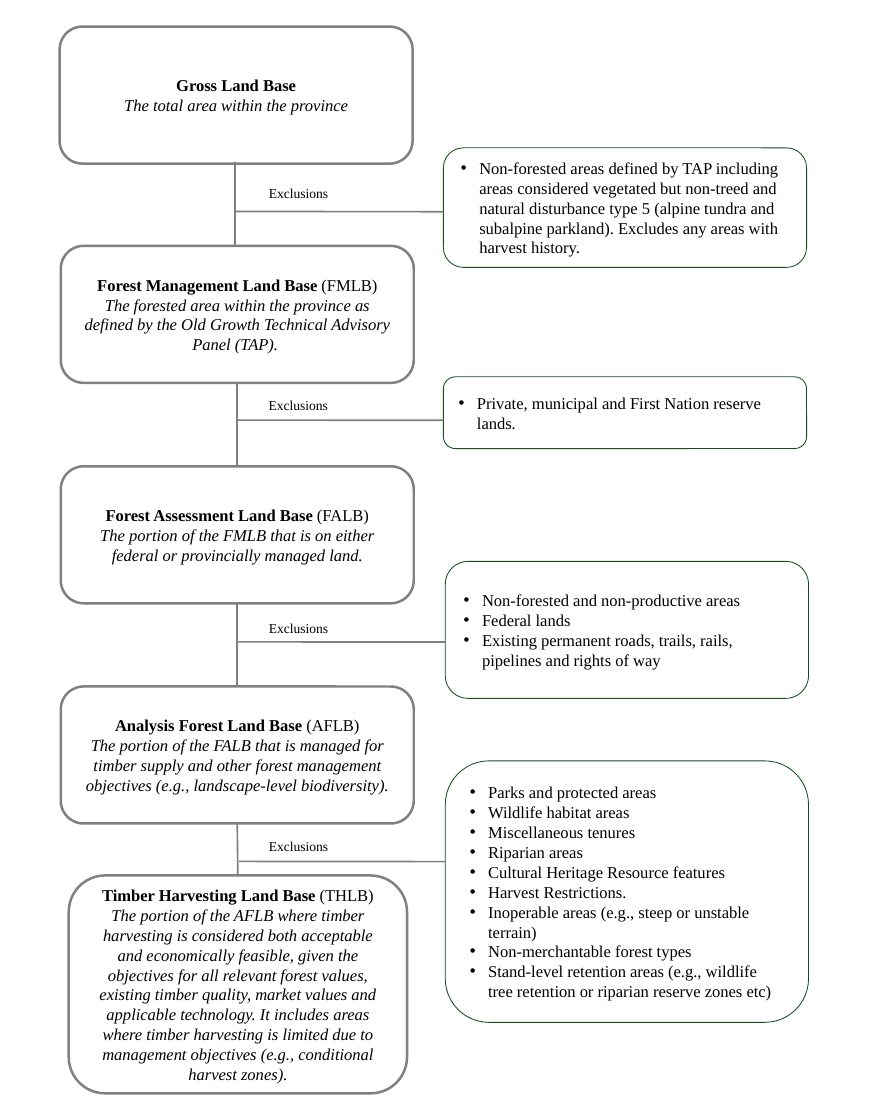
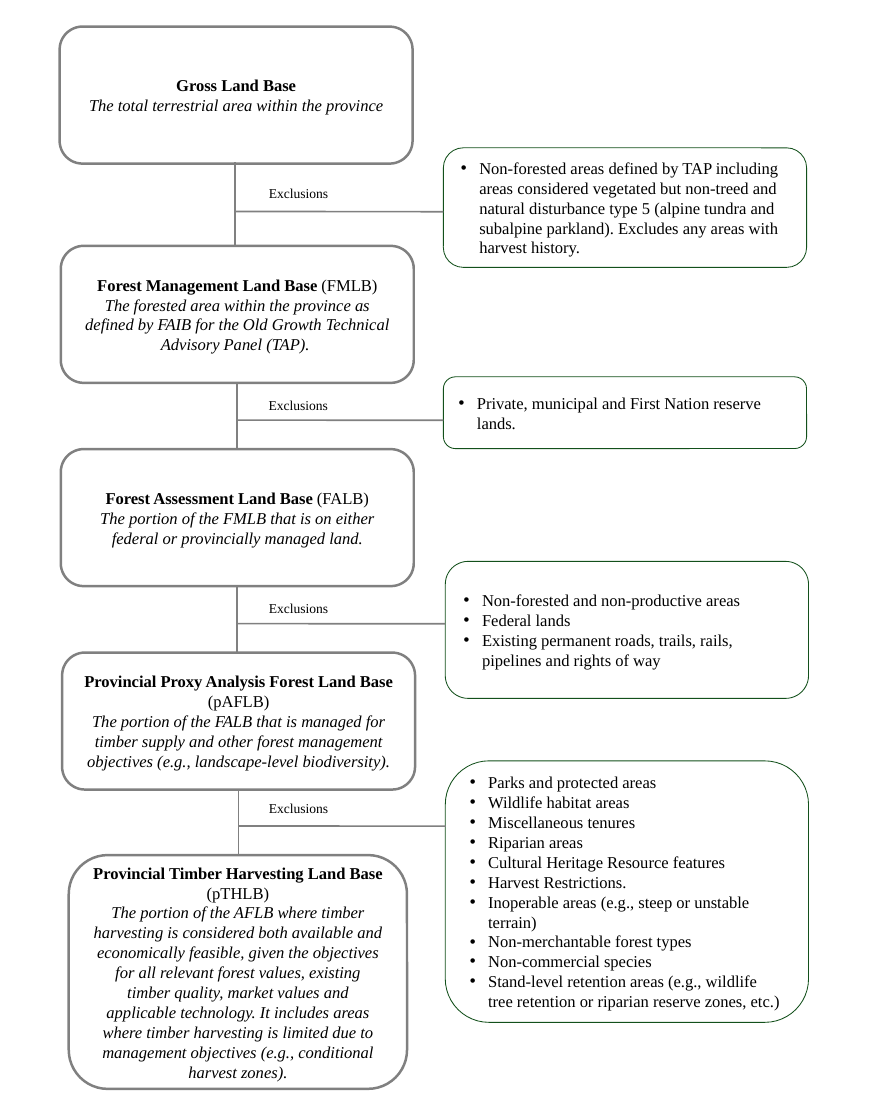
Before and after one commit to rhiand/FAIB_PROXY_THLB, a slide deck: slide 1 of resources/land_classification_diagram.pptx. Drawn at 869x1120 pixels with LibreOffice and Linux fonts; fonts in the diff are those of the drawing. Boxes give left, top, right and bottom in pixels: in the first picture for what was removed or moved away, otherwise in the second. Text is boxed around its words. In the diff, an @@ line names an element or a change of style, - is before the commit and + after.

Commit message:
Presentation changes & last run of R markdown

```diff
--- a/resources/land_classification_diagram.pptx
+++ b/resources/land_classification_diagram.pptx
@@ text in rounded rectangle at [89, 99, 383, 115]: text changed @@
-The total area within the province
+The total terrestrial area within the province
@@ text in rounded rectangle at [85, 299, 390, 354]: text changed @@
-The forested area within the province as defined by the Old Growth Technical Advisory Panel (TAP).
+The forested area within the province as defined by FAIB for the Old Growth Technical Advisory Panel (TAP).
@@ line moved from (237, 383) - (237, 466) to (237, 383) - (237, 448) @@
@@ rounded rectangle "Forest Assessment Land Base (FALB)": place and size @@
-rounded rectangle "Forest Assessment Land Base (FALB)" at [61, 466, 414, 603]
+rounded rectangle "Forest Assessment Land Base (FALB)" at [61, 449, 414, 586]
@@ line moved from (237, 602) - (237, 687) to (237, 586) - (237, 652) @@
@@ text "Exclusions": place and size @@
-text "Exclusions" at [269, 623, 328, 633]
+text "Exclusions" at [269, 603, 328, 613]
@@ line moved from (445, 643) - (238, 641) to (445, 623) - (238, 623) @@
@@ rounded rectangle "Provincial Proxy Analysis Forest Land ...": place and size @@
-rounded rectangle "Provincial Proxy Analysis Forest Land ..." at [61, 687, 414, 824]
+rounded rectangle "Provincial Proxy Analysis Forest Land ..." at [62, 652, 415, 789]
@@ text in rounded rectangle at [84, 675, 393, 711]: text changed @@
-Analysis Forest Land Base (AFLB)
+Provincial Proxy Analysis Forest Land Base (pAFLB)
@@ line moved from (237, 824) - (237, 875) to (238, 789) - (238, 856) @@
@@ text "Exclusions": place and size @@
-text "Exclusions" at [269, 841, 328, 851]
+text "Exclusions" at [269, 803, 328, 813]
@@ line moved from (446, 862) - (238, 862) to (446, 826) - (238, 826) @@
@@ rounded rectangle "Provincial Timber Harvesting Land Base ...": place and size @@
-rounded rectangle "Provincial Timber Harvesting Land Base ..." at [69, 875, 408, 1093]
+rounded rectangle "Provincial Timber Harvesting Land Base ..." at [69, 855, 408, 1088]
@@ text in rounded rectangle at [93, 867, 383, 1081]: text changed @@
-Timber Harvesting Land Base (THLB)
-The portion of the AFLB where timber harvesting is considered both acceptable and economically feasible, given the objectives for all relevant forest values, existing timber quality, market values and applicable technology. It includes areas where timber harvesting is limited due to management objectives (e.g., conditional harvest zones).
+Provincial Timber Harvesting Land Base (pTHLB)
+The portion of the AFLB where timber harvesting is considered both available and economically feasible, given the objectives for all relevant forest values, existing timber quality, market values and applicable technology. It includes areas where timber harvesting is limited due to management objectives (e.g., conditional harvest zones).
@@ text in rounded rectangle at [488, 955, 780, 1011]: text changed @@
-• Stand-level retention areas (e.g., wildlife tree retention or riparian reserve zones etc)
+• Non-commercial species
+• Stand-level retention areas (e.g., wildlife tree retention or riparian reserve zones, etc.)
```
Also in this commit, not shown: 11 other files.
